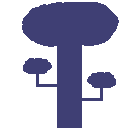
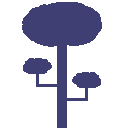
Revision of a layered 128 x 128 image; what changed, layer by layer:
painted on "Background" over [62, 2, 119, 128]
